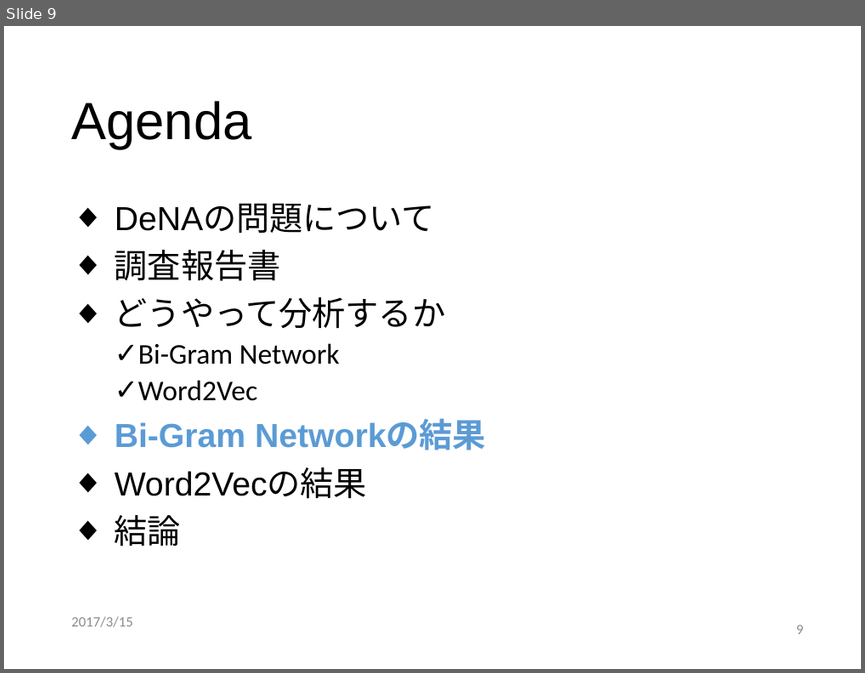
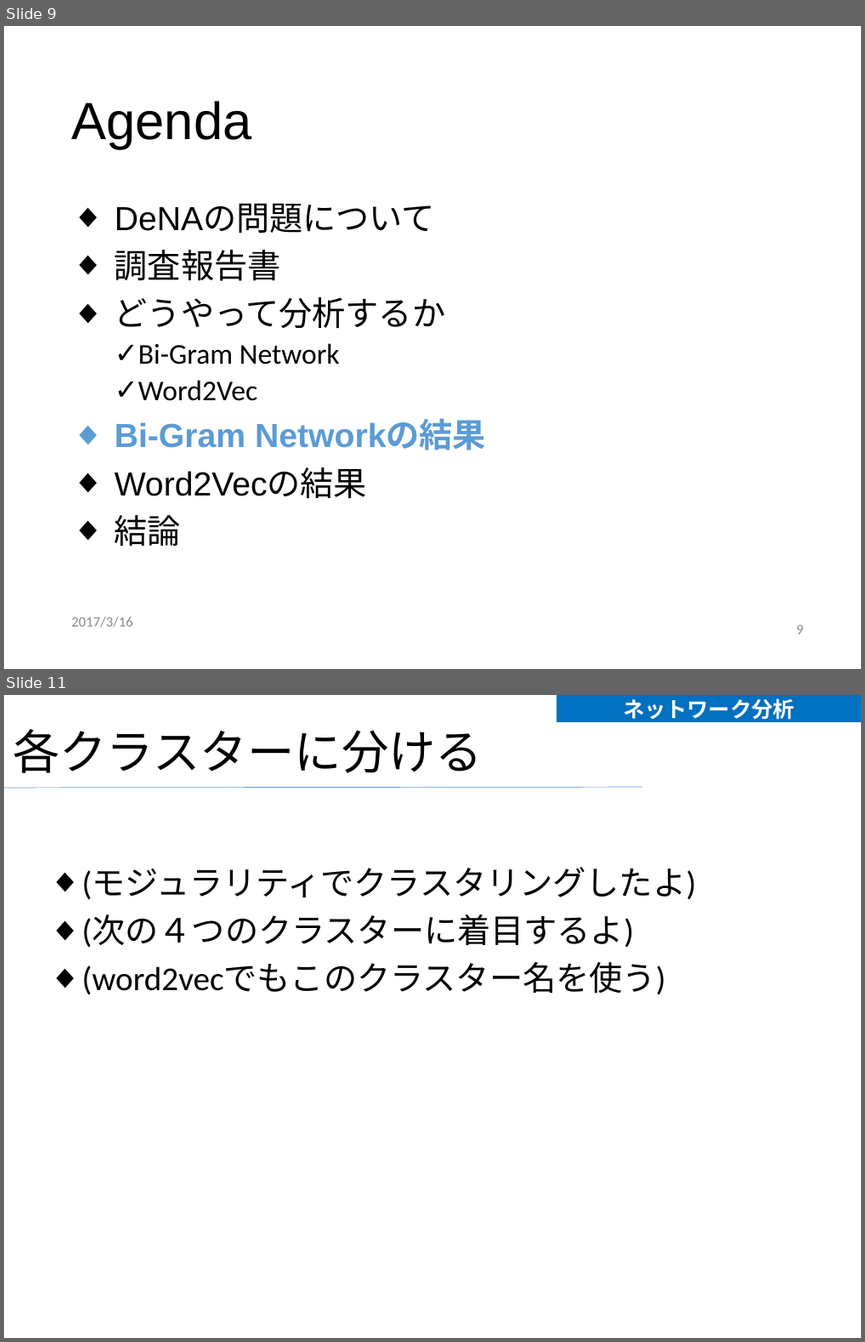
Before and after one commit to fufufukakaka/dena-visualize, a slide deck: dena-visualize.pptx. Shown one above the other, each under a label of ours: slide 9 before the commit, slides 9 and 11 after it; the slides between them are not shown. The pictures are 865x673 and 865x1342 pixels, drawn with LibreOffice and Linux fonts; fonts in the diff are those of the drawing; background and template pictures are left out. Boxes give left, top, right and bottom in pixels: in the first picture for what was removed or moved away, otherwise in the second. Text is boxed around its words. In the diff, an @@ line names an element or a change of style, - is before the commit and + after.

```diff
--- a/dena-visualize.pptx
+++ b/dena-visualize.pptx
@@ slide 11 added at (4, 695, 861, 1338), background picture (left out) @@
@@ text added at (556, 695, 861, 722), fill #0070C0, 18 pt, text #FFFFFF, bold @@
+ネットワーク分析
@@ title added at (12, 729, 483, 773), 39.6 pt, text #000000 @@
+各クラスターに分ける
@@ line added from (4, 788) to (642, 787), #5B9BD5 0.5 pt @@
@@ text added at (82, 867, 696, 995), 28 pt, text #000000 @@
+◆ (モジュラリティでクラスタリングしたよ)
+◆ (次の４つのクラスターに着目するよ)
+◆ (word2vecでもこのクラスター名を使う)
@@ slide 9 changed as well @@
@@ text at (71, 616, 132, 627): text changed @@
-2017/3/15
+2017/3/16
```
Also in this commit, not shown: 11 other slides changed, 5 other slides added, 3 other files.
